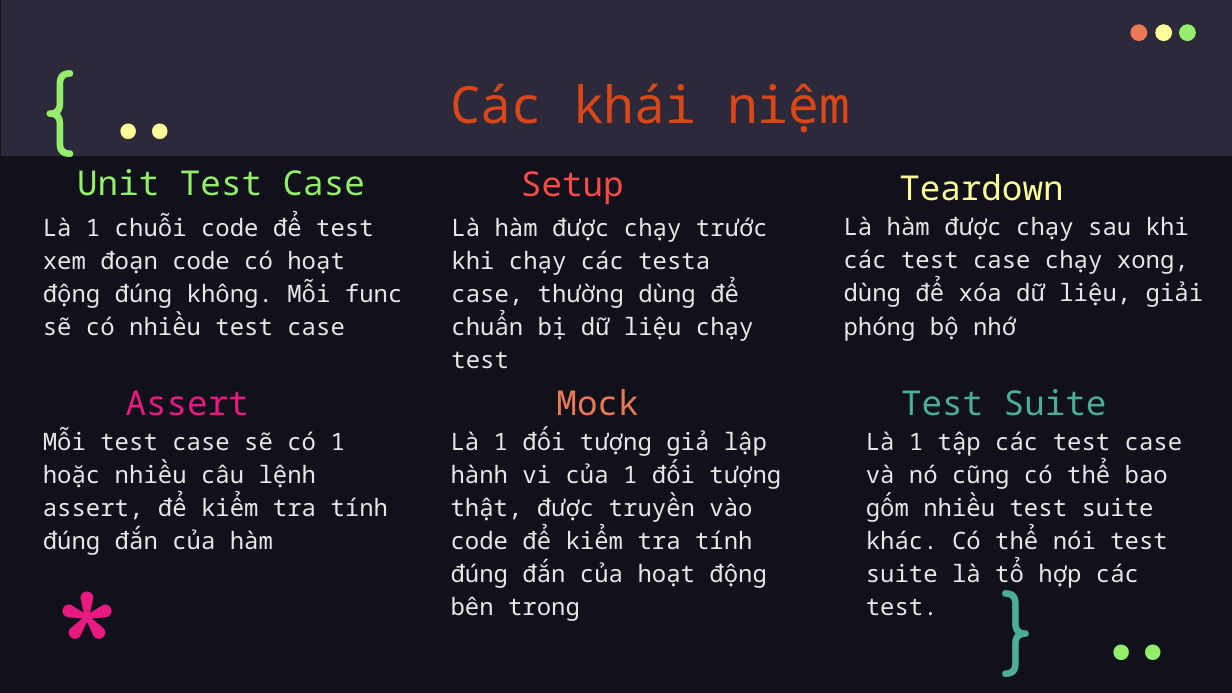
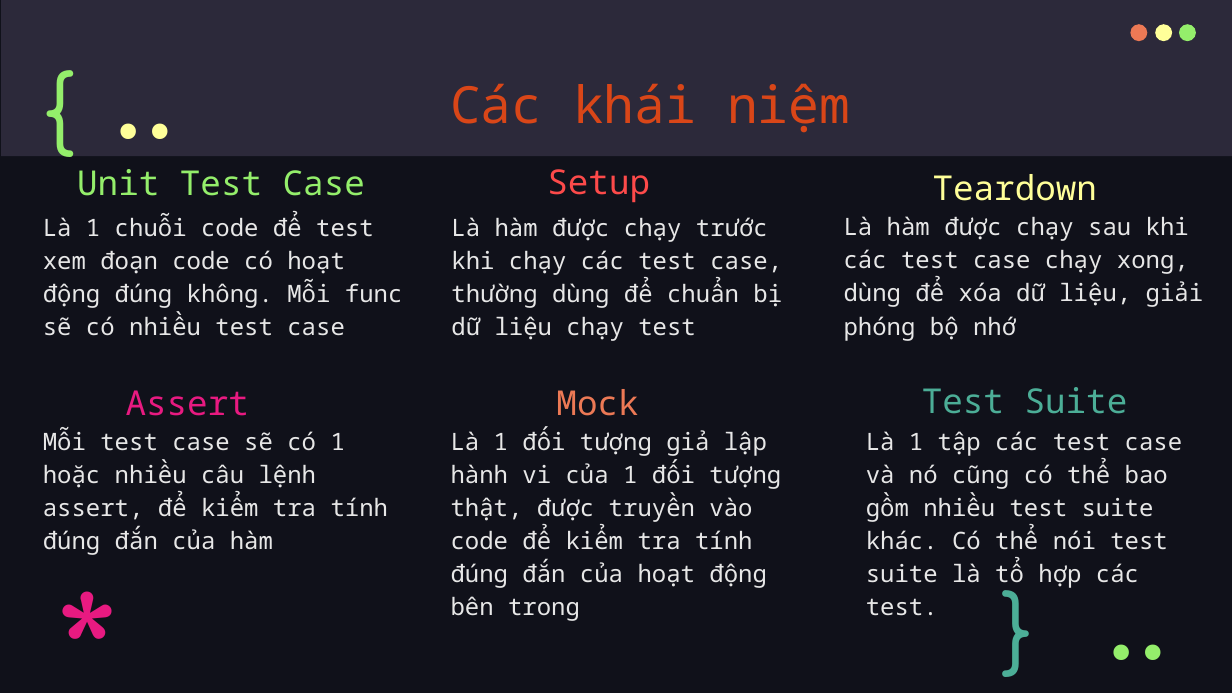
Before and after one commit to qNam145/CNPM, a slide deck: slide 21 of CNPM.pptx (slide 22 before the commit). Drawn at 1232x693 pixels with LibreOffice and Linux fonts; fonts in the diff are those of the drawing. Boxes give left, top, right and bottom in pixels: in the first picture for what was removed or moved away, otherwise in the second. Text is boxed around its words. In the diff, an @@ line names an element or a change of style, - is before the commit and + after.

```diff
--- a/CNPM.pptx
+++ b/CNPM.pptx
@@ subtitle "Setup": place and size @@
-subtitle "Setup" at [521, 171, 624, 205]
+subtitle "Setup" at [547, 169, 650, 203]
@@ subtitle "Teardown": place and size @@
-subtitle "Teardown" at [899, 174, 1063, 201]
+subtitle "Teardown" at [933, 174, 1097, 201]
@@ subtitle at [451, 217, 782, 341]: text changed @@
-Là hàm được chạy trước khi chạy các testa case, thường dùng để chuẩn bị dữ liệu chạy test
+Là hàm được chạy trước khi chạy các test case, thường dùng để chuẩn bị dữ liệu chạy test
@@ subtitle "Test Suite": place and size @@
-subtitle "Test Suite" at [901, 389, 1107, 416]
+subtitle "Test Suite" at [922, 387, 1128, 414]
@@ subtitle at [866, 431, 1183, 616]: text changed @@
-Là 1 tập các test case và nó cũng có thể bao gốm nhiều test suite khác. Có thể nói test suite là tổ hợp các test.
+Là 1 tập các test case và nó cũng có thể bao gồm nhiều test suite khác. Có thể nói test suite là tổ hợp các test.
```
Also in this commit, not shown: 10 other slides changed, 1 slide removed.
